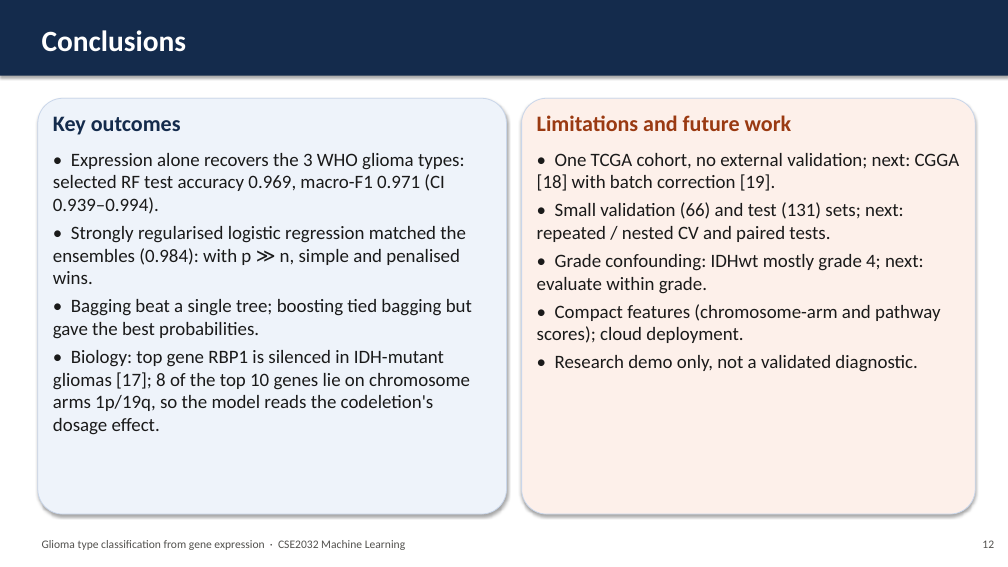
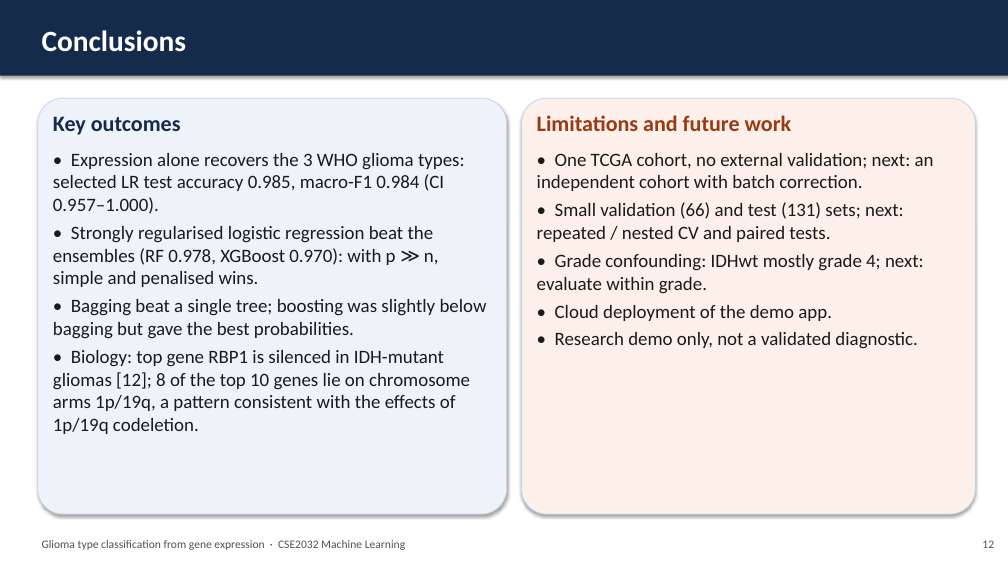
Before and after one commit to isitraghav/glioma-classification-ml, a slide deck: slide 13 of report/Final_Presentation.pptx. Drawn at 1008x567 pixels with LibreOffice and Linux fonts; fonts in the diff are those of the drawing. Boxes give left, top, right and bottom in pixels: in the first picture for what was removed or moved away, otherwise in the second. Text is boxed around its words. In the diff, an @@ line names an element or a change of style, - is before the commit and + after.

```diff
--- a/report/Final_Presentation.pptx
+++ b/report/Final_Presentation.pptx
@@ text at [53,153,487,434]: text changed @@
-• Expression alone recovers the 3 WHO glioma types: selected RF test accuracy 0.969, macro-F1 0.971 (CI 0.939–0.994).
-• Strongly regularised logistic regression matched the ensembles (0.984): with p ≫ n, simple and penalised wins.
-• Bagging beat a single tree; boosting tied bagging but gave the best probabilities.
-• Biology: top gene RBP1 is silenced in IDH-mutant gliomas [17]; 8 of the top 10 genes lie on chromosome arms 1p/19q, so the model reads the codeletion's dosage effect.
+• Expression alone recovers the 3 WHO glioma types: selected LR test accuracy 0.985, macro-F1 0.984 (CI 0.957–1.000).
+• Strongly regularised logistic regression beat the ensembles (RF 0.978, XGBoost 0.970): with p ≫ n, simple and penalised wins.
+• Bagging beat a single tree; boosting was slightly below bagging but gave the best probabilities.
+• Biology: top gene RBP1 is silenced in IDH-mutant gliomas [12]; 8 of the top 10 genes lie on chromosome arms 1p/19q, a pattern consistent with the effects of 1p/19q codeletion.
@@ text at [537,153,934,191]: text changed @@
-• One TCGA cohort, no external validation; next: CGGA [18] with batch correction [19].
+• One TCGA cohort, no external validation; next: an independent cohort with batch correction.
@@ text at [555,305,832,321]: text changed @@
-• Compact features (chromosome-arm and pathway scores); cloud deployment.
+• Cloud deployment of the demo app.
```
Also in this commit, not shown: 12 other slides changed, 23 other files.
